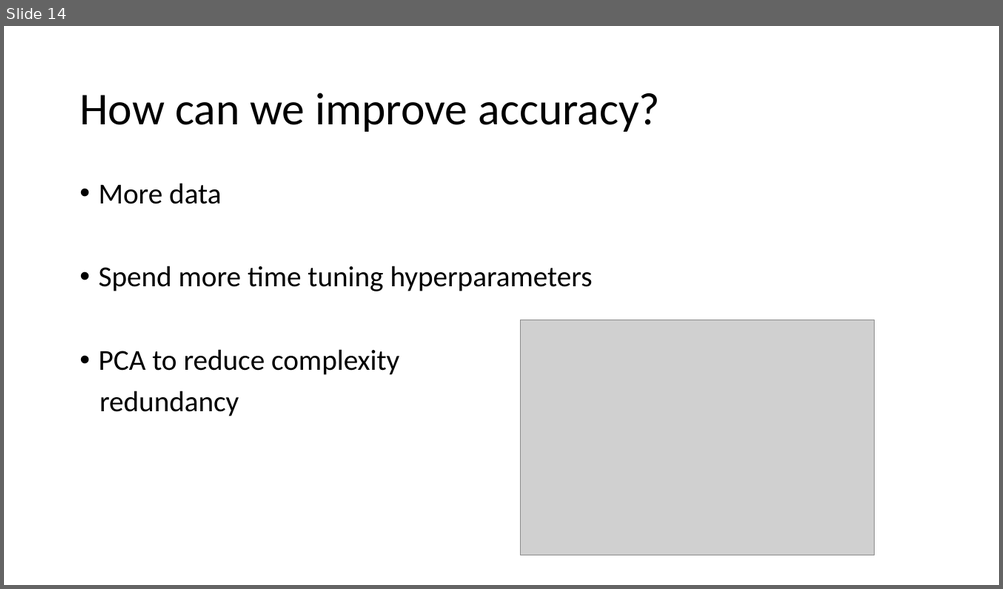
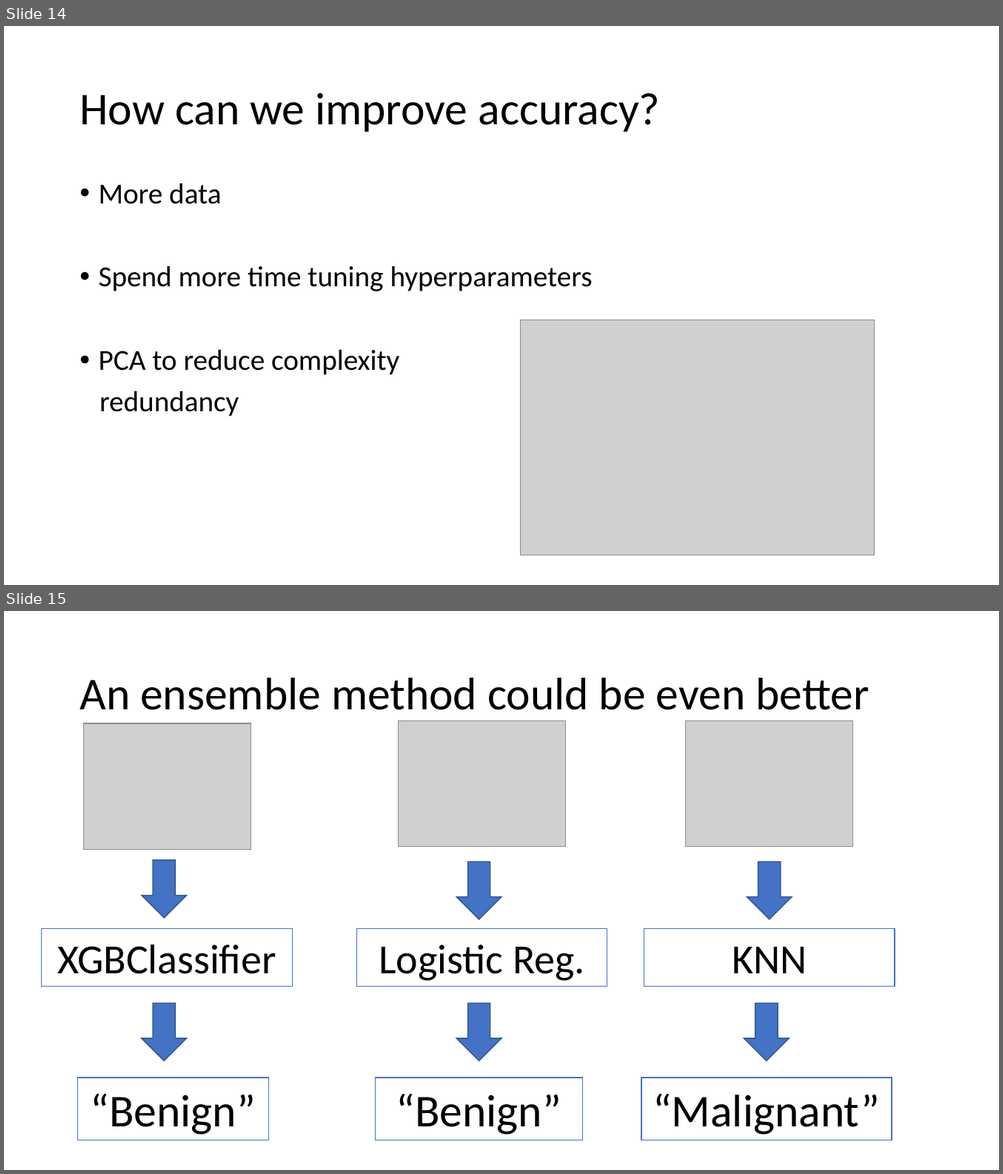
Before and after one commit to rhkhoo/Breast_Cancer_Diagnosis, a slide deck: Predicting Breast Cancer Diagnosis.pptx. Shown one above the other, each under a label of ours: slide 14 before the commit, slides 14 and 15 after it. The pictures are 1003x589 and 1003x1174 pixels, drawn with LibreOffice and Linux fonts; fonts in the diff are those of the drawing; grey boxes stand for pictures. Boxes give left, top, right and bottom in pixels: in the first picture for what was removed or moved away, otherwise in the second. Text is boxed around its words. In the diff, an @@ line names an element or a change of style, - is before the commit and + after.

```diff
--- a/Predicting Breast Cancer Diagnosis.pptx
+++ b/Predicting Breast Cancer Diagnosis.pptx
@@ slide 15 added at <box>4,611,999,1170</box>, background #FFFFFF @@
@@ title added at <box>79,678,868,710</box>, 44 pt, text #000000 @@
+An ensemble method could be even better
@@ picture added at <box>398,721,565,847</box> @@
@@ picture added at <box>686,721,853,847</box> @@
@@ picture added at <box>83,723,250,850</box> @@
@@ down arrow added at <box>142,860,186,917</box>, fill #4472C4, outline #325491 1 pt @@
@@ down arrow added at <box>456,862,501,919</box>, fill #4472C4, outline #325491 1 pt @@
@@ down arrow added at <box>747,862,792,919</box>, fill #4472C4, outline #325491 1 pt @@
@@ rectangle added at <box>41,929,292,986</box>, fill #FFFFFF, outline #4472C4 1 pt, 40 pt, text #000000 @@
+XGBClassifier
@@ rectangle added at <box>356,929,607,986</box>, fill #FFFFFF, outline #4472C4 1 pt, 40 pt, text #000000 @@
+Logistic Reg.
@@ rectangle added at <box>644,929,895,986</box>, fill #FFFFFF, outline #4472C4 1 pt, 40 pt, text #000000 @@
+KNN
@@ down arrow added at <box>142,1003,186,1061</box>, fill #4472C4, outline #325491 1 pt @@
@@ down arrow added at <box>456,1003,501,1061</box>, fill #4472C4, outline #325491 1 pt @@
@@ down arrow added at <box>744,1003,789,1061</box>, fill #4472C4, outline #325491 1 pt @@
@@ rectangle added at <box>78,1078,269,1141</box>, fill #FFFFFF, outline #4472C4 1 pt, 44 pt, text #000000 @@
+“Benign”
@@ rectangle added at <box>375,1078,583,1141</box>, fill #FFFFFF, outline #4472C4 1 pt, 44 pt, text #000000 @@
+“Benign”
@@ rectangle added at <box>641,1078,891,1141</box>, fill #FFFFFF, outline #4472C4 1 pt, 44 pt, text #000000 @@
+“Malignant”
```
Also in this commit, not shown: 3 slides changed, 1 other file.
